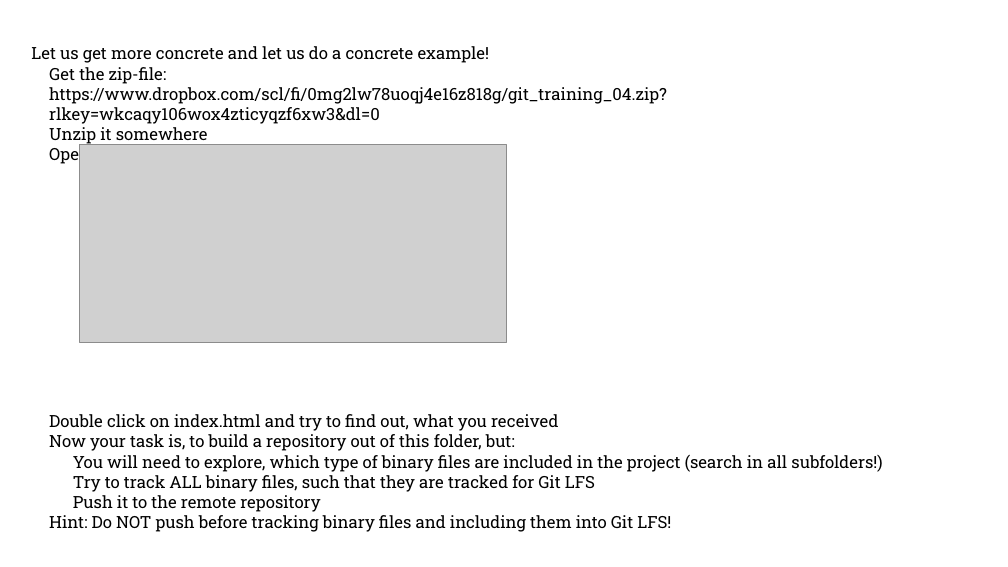
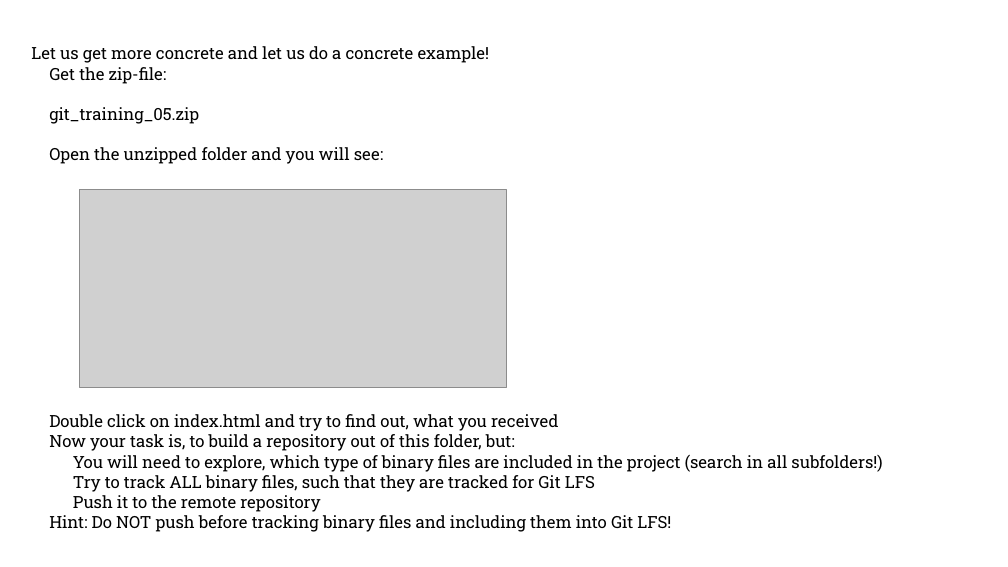
Before and after one commit to DrMladjanRadic/git_course_documents, a slide deck: slide 9 of 05_LFS/Ex01_LFS.pptx. Drawn at 1008x567 pixels with LibreOffice and Linux fonts; fonts in the diff are those of the drawing; grey boxes stand for pictures. Boxes give left, top, right and bottom in pixels: in the first picture for what was removed or moved away, otherwise in the second. Text is boxed around its words. In the diff, an @@ line names an element or a change of style, - is before the commit and + after.

```diff
--- a/05_LFS/Ex01_LFS.pptx
+++ b/05_LFS/Ex01_LFS.pptx
@@ text at [49, 107, 199, 124]: text changed @@
-● https://www.dropbox.com/scl/fi/0mg2lw78uoqj4e16z818g/git_training_04.zip?rlkey=wkcaqy106wox4zticyqzf6xw3&dl=0
-● Unzip it somewhere
+● git_training_05.zip
@@ picture: place and size @@
-picture at [79, 144, 506, 342]
+picture at [79, 189, 506, 386]
```
Also in this commit, not shown: 1 other slide changed, 1 other file.
